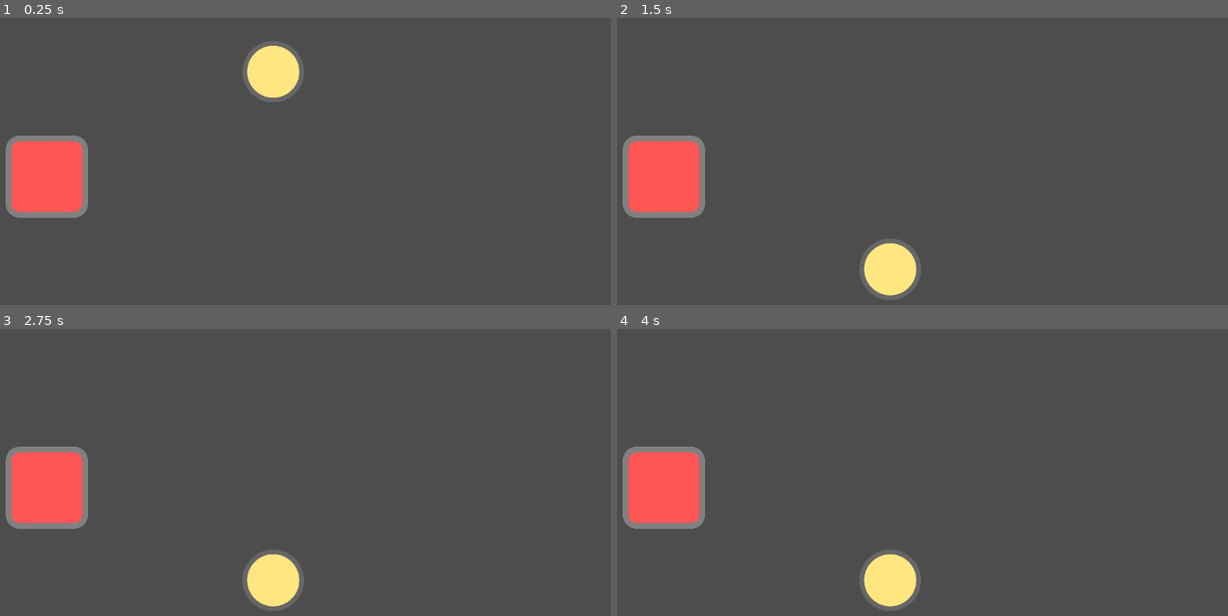
Above: before the commit, frames 1-4 (two rows, left to right).
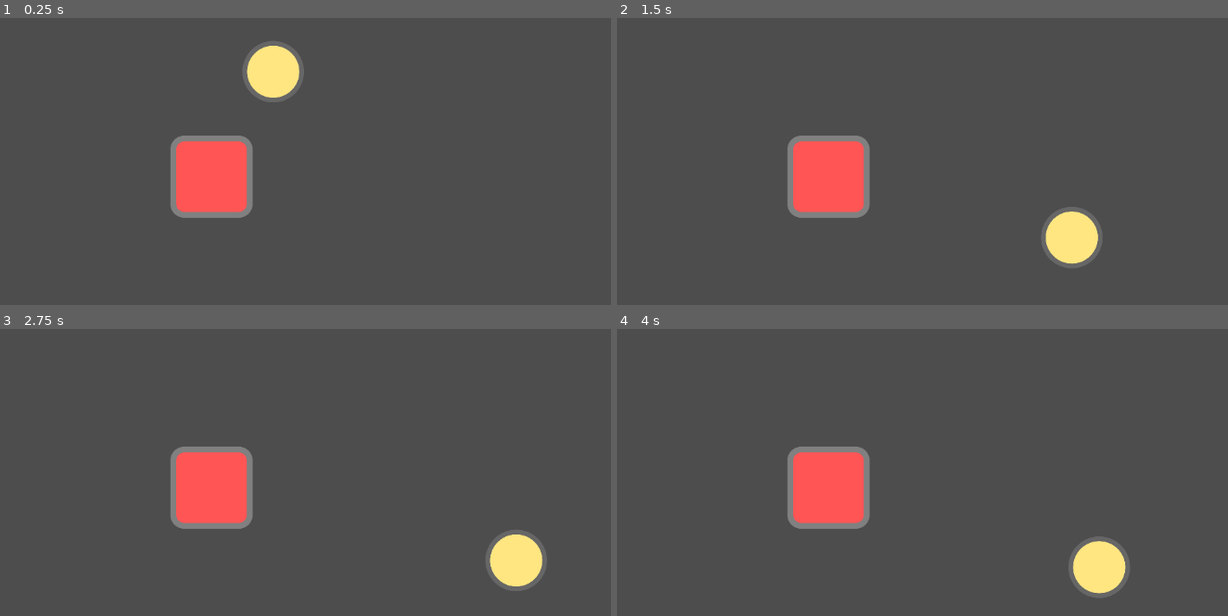
Above: after the commit, the same moments.

Repository: NintenDuck/Volley-Ball_Game
Game: Godot game, scene res://scenes/levels/main.tscn
The game is run twice, just before and just after one commit, with the same random seed, the same clock (stepped at 60 frames per second) and the same inputs.
Inputs:
- Up to frame 1 (0.25 s): no input
- Up to frame 2 (1.5 s): no input
- Up to frame 3 (2.75 s): no input
- Up to frame 4 (4 s): no input

The runs differ from the first frame. In frame 1, 7.5% of the frame differs, in the area x 0-42%, y 40-70%; in frame 2, 11%; in frame 3, 11%, in the area x 0-90%, y 40-99%; in frame 4, 11%.

Commit message:
Add: Bounce to ball

Diff:
--- a/scenes/actors/ball.tscn
+++ b/scenes/actors/ball.tscn
@@ -7,7 +7,7 @@
 
 [node name="Ball" type="RigidBody2D"]
 collision_layer = 2
-collision_mask = 4
+collision_mask = 5
 
 [node name="CollisionShape2D" type="CollisionShape2D" parent="."]
 position = Vector2(0, -48)
--- a/scenes/levels/main.tscn
+++ b/scenes/levels/main.tscn
@@ -1,15 +1,19 @@
-[gd_scene load_steps=3 format=3 uid="uid://b2u373es3tamo"]
+[gd_scene load_steps=4 format=3 uid="uid://b2u373es3tamo"]
 
 [ext_resource type="PackedScene" uid="uid://db74aeegu3k0q" path="res://scenes/actors/player.tscn" id="1_0yf0w"]
 [ext_resource type="PackedScene" uid="uid://k1oj3c3rrkll" path="res://scenes/actors/ball.tscn" id="2_837ns"]
 
+[sub_resource type="PhysicsMaterial" id="PhysicsMaterial_ly78q"]
+bounce = 0.8
+
 [node name="Main" type="Node"]
 
 [node name="Player" parent="." instance=ExtResource("1_0yf0w")]
-position = Vector2(256, 512)
+position = Vector2(512, 512)
 
 [node name="Ball" parent="." instance=ExtResource("2_837ns")]
 position = Vector2(608, 304)
+physics_material_override = SubResource("PhysicsMaterial_ly78q")
 
 [node name="StaticBody2D" type="StaticBody2D" parent="."]
 collision_layer = 4
